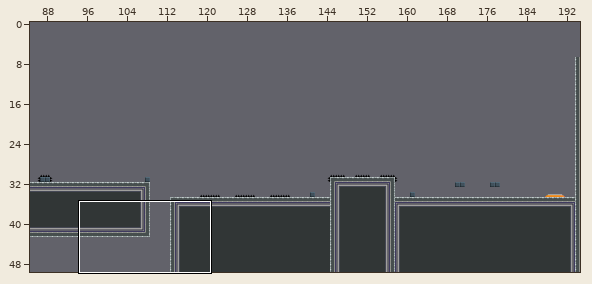
One commit to this Tiled map: android/assets/levels/level5.tmx. Above: a wide view before the commit, with the close-up outlined.
Close-up. As it was:
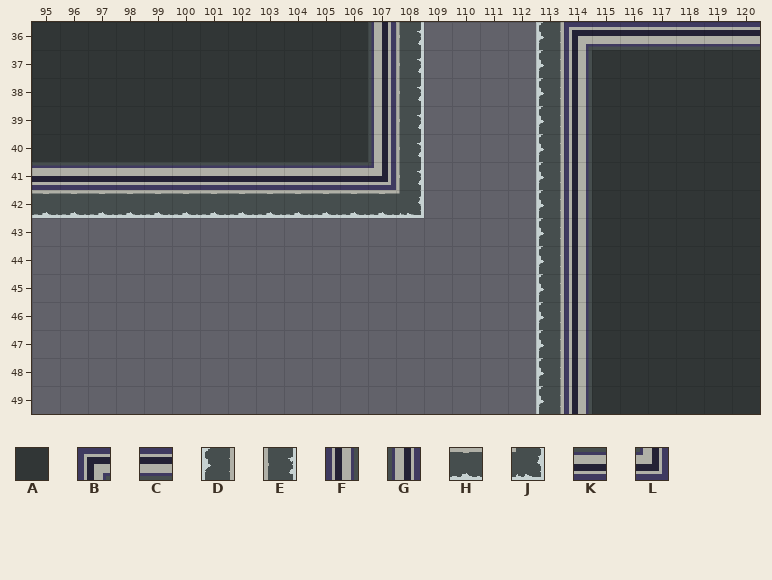
Cells are 32x32 px. Shown: x 95..120, y 36..49. The commit also changed other parts of the map, which this record leaves out.
Key: from "tileset-new": A 16, B 50, C 51, D 60, E 62, F 65, G 67, H 76, J 77, K 81, L 82.
_ is an empty cell.
Layers that did not change in this view are not listed.
Layer "Platform" before, first column x 95:
36 AAAAAAAAAAAAGE____DBCCCCCC
37 AAAAAAAAAAAAGE____DFAAAAAA
38 AAAAAAAAAAAAGE____DFAAAAAA
39 AAAAAAAAAAAAGE____DFAAAAAA
40 AAAAAAAAAAAAGE____DFAAAAAA
41 KKKKKKKKKKKKLE____DFAAAAAA
42 HHHHHHHHHHHHHJ____DFAAAAAA
43 __________________DFAAAAAA
44 __________________DFAAAAAA
45 __________________DFAAAAAA
46 __________________DFAAAAAA
47 __________________DFAAAAAA
48 __________________DFAAAAAA
49 __________________DFAAAAAA
After the commit:
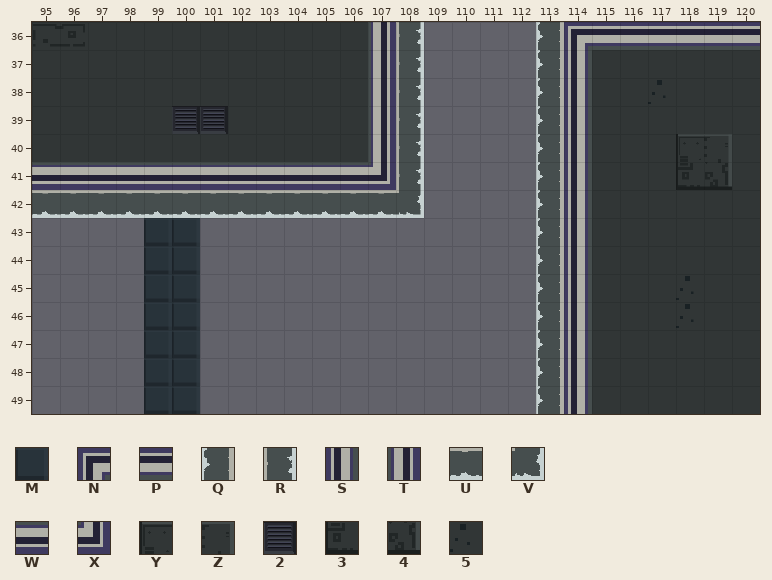
Further tiles: from "tileset": M 38, N 53, P 54, Q 64, R 66, S 69, T 71, U 81, V 82, W 86, X 87, Y 88, Z 89, 2 100, 3 104, 4 105, 5 119.
From old to new:
Changed rows in their new state; . is an unchanged cell.
Layer "Platform":
first column x 95:
36 ............TR....QNPPPPPP
37 ............TR....QS......
38 ............TR....QS..5...
39 .....22.....TR....QS......
40 ............TR....QS...YZ.
41 WWWWWWWWWWWWXR....QS...34.
42 UUUUUUUUUUUUUV....QS......
43 ....MM............QS......
44 ....MM............QS......
45 ....MM............QS...5..
46 ....MM............QS...5..
47 ....MM............QS......
48 ....MM............QS......
49 ....MM............QS......
